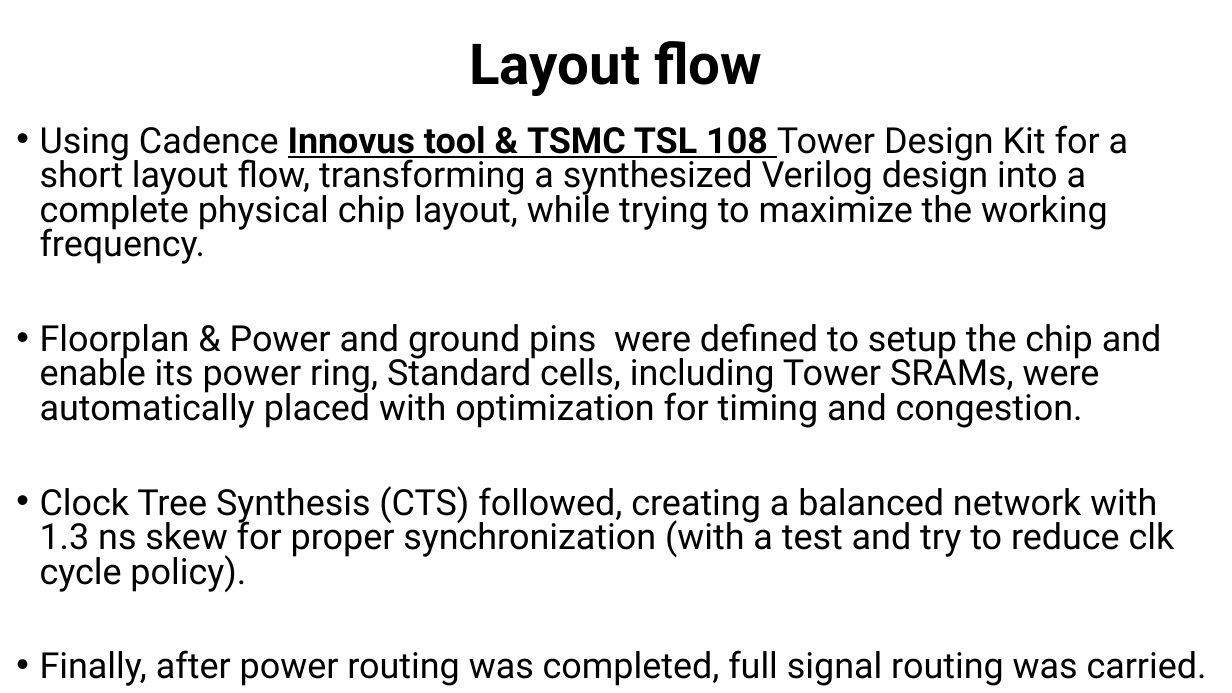
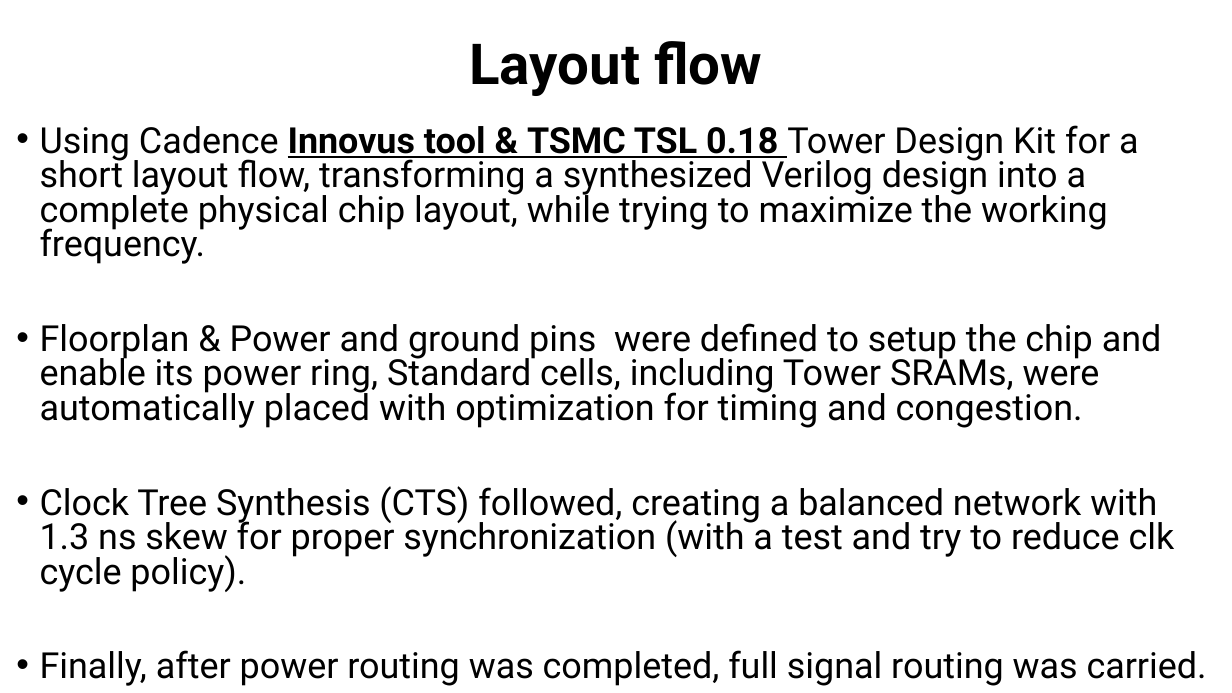
Before and after one commit to muhammad0bi/044169_project_B, a slide deck: slide 16 of Presintaions and Reports/Final presentaion VLSI project 7880.pptx. Drawn at 1232x693 pixels with LibreOffice and Linux fonts; fonts in the diff are those of the drawing. Boxes give left, top, right and bottom in pixels: in the first picture for what was removed or moved away, otherwise in the second. Text is boxed around its words. In the diff, an @@ line names an element or a change of style, - is before the commit and + after.

```diff
--- a/Presintaions and Reports/Final presentaion VLSI project 7880.pptx
+++ b/Presintaions and Reports/Final presentaion VLSI project 7880.pptx
@@ text at <box>40,125,1139,264</box>: text changed @@
-• Using Cadence Innovus tool & TSMC TSL 108 Tower Design Kit for a short layout flow, transforming a synthesized Verilog design into a complete physical chip layout, while trying to maximize the working frequency.
+• Using Cadence Innovus tool & TSMC TSL 0.18 Tower Design Kit for a short layout flow, transforming a synthesized Verilog design into a complete physical chip layout, while trying to maximize the working frequency.
```
Also in this commit, not shown: 4 other slides changed, 2 other files.
